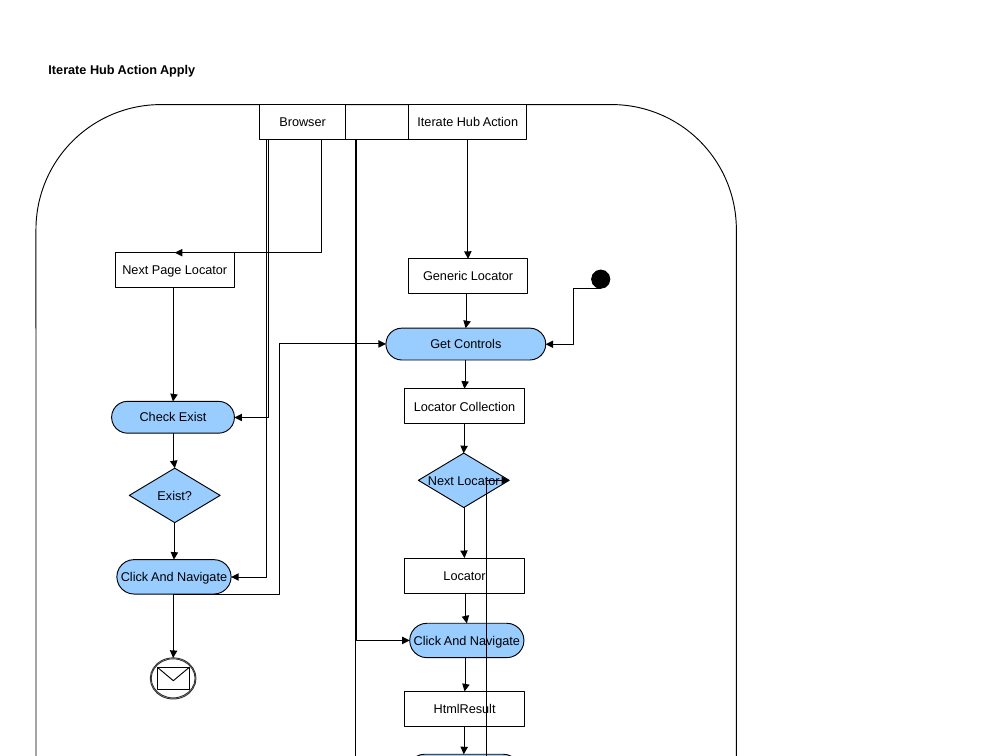
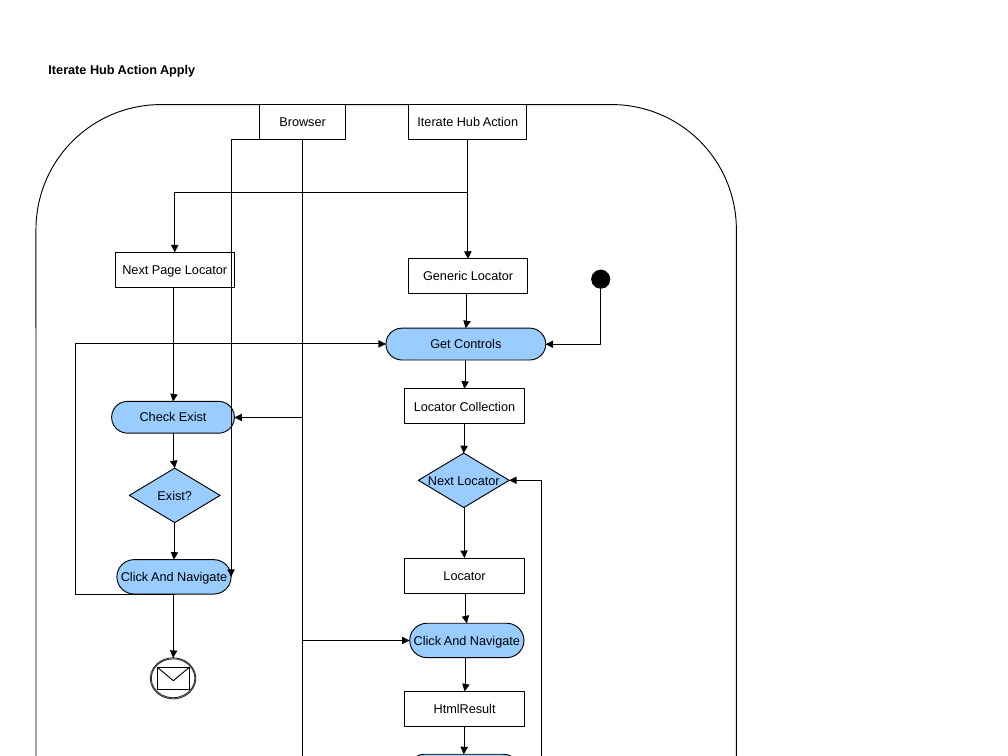
Before and after one commit to pabloinigoblasco/reaper0809, a slide deck: slide 5 of reaper0809/Modelos/diagramasDeActividades.pps. Drawn at 1008x756 pixels with LibreOffice and Linux fonts; fonts in the diff are those of the drawing. Boxes give left, top, right and bottom in pixels: in the first picture for what was removed or moved away, otherwise in the second. Text is boxed around its words. In the diff, an @@ line names an element or a change of style, - is before the commit and + after.

```diff
--- a/reaper0809/Modelos/diagramasDeActividades.pps
+++ b/reaper0809/Modelos/diagramasDeActividades.pps
@@ elbow arrow (303, 140) - (231, 577): route changed @@
@@ elbow arrow (303, 140) - (234, 417): route changed @@
@@ elbow arrow (303, 140) - (410, 640): route changed @@
@@ elbow arrow (303, 140) - (410, 756): route changed @@
@@ elbow arrow moved from (467, 140) - (175, 252) to (468, 192) - (175, 252) @@
@@ elbow arrow (601, 288) - (546, 344): route changed @@
@@ elbow arrow (174, 595) - (386, 344): route changed @@
@@ elbow arrow moved from (464, 756) - (509, 480) to (519, 756) - (509, 480) @@
```
Also in this commit, not shown: 1 other file.
